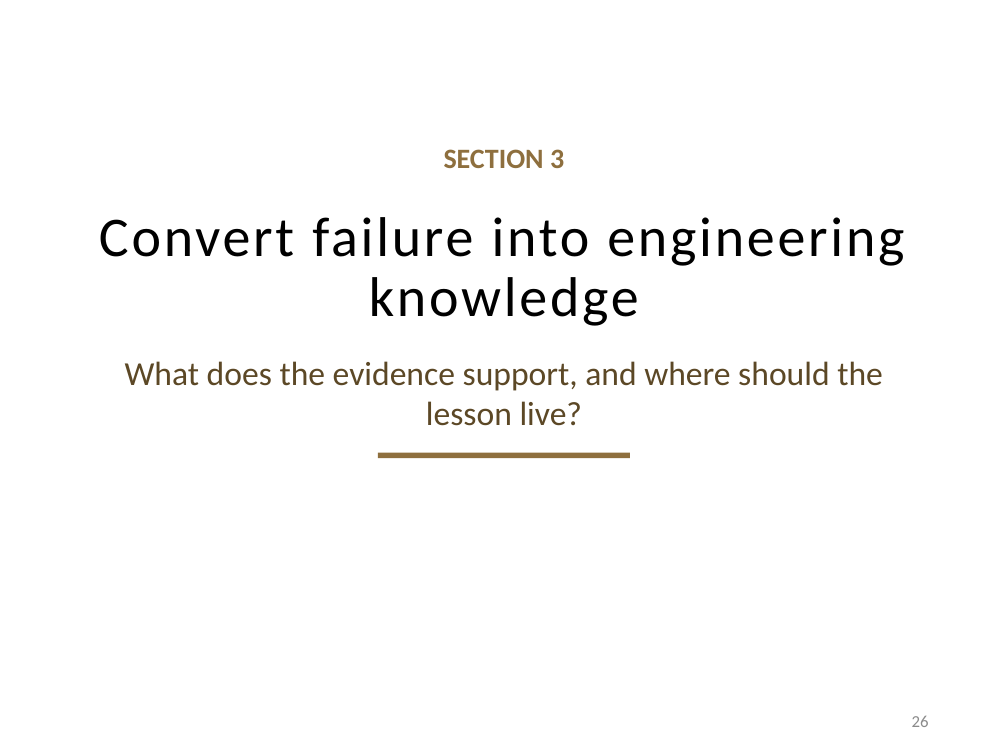
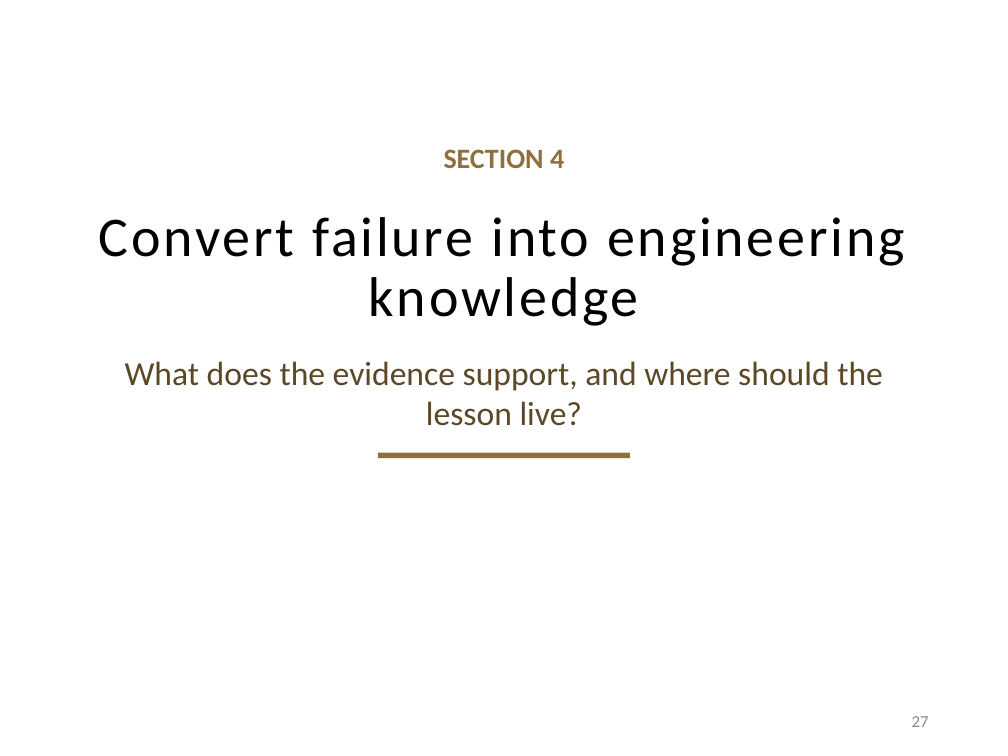
Before and after one commit to davisjam/model-based-agentic-software-engineering, a slide deck: slide 27 of course/lectures/act-2-delegation-and-control/04-failure-aware-engineering/2-4-Failure-Aware-Engineering.pptx (slide 26 before the commit). Drawn at 1008x756 pixels with LibreOffice and Linux fonts; fonts in the diff are those of the drawing; background and template pictures are left out. Boxes give left, top, right and bottom in pixels: in the first picture for what was removed or moved away, otherwise in the second. Text is boxed around its words. In the diff, an @@ line names an element or a change of style, - is before the commit and + after.

```diff
--- a/course/lectures/act-2-delegation-and-control/04-failure-aware-engineering/2-4-Failure-Aware-Engineering.pptx
+++ b/course/lectures/act-2-delegation-and-control/04-failure-aware-engineering/2-4-Failure-Aware-Engineering.pptx
@@ text at bbox=[444, 149, 564, 168]: text changed @@
-SECTION 3
+SECTION 4
@@ page number at bbox=[912, 716, 929, 727]: text changed @@
-26
+27
```
Also in this commit, not shown: 36 other slides changed, 1 slide added.
